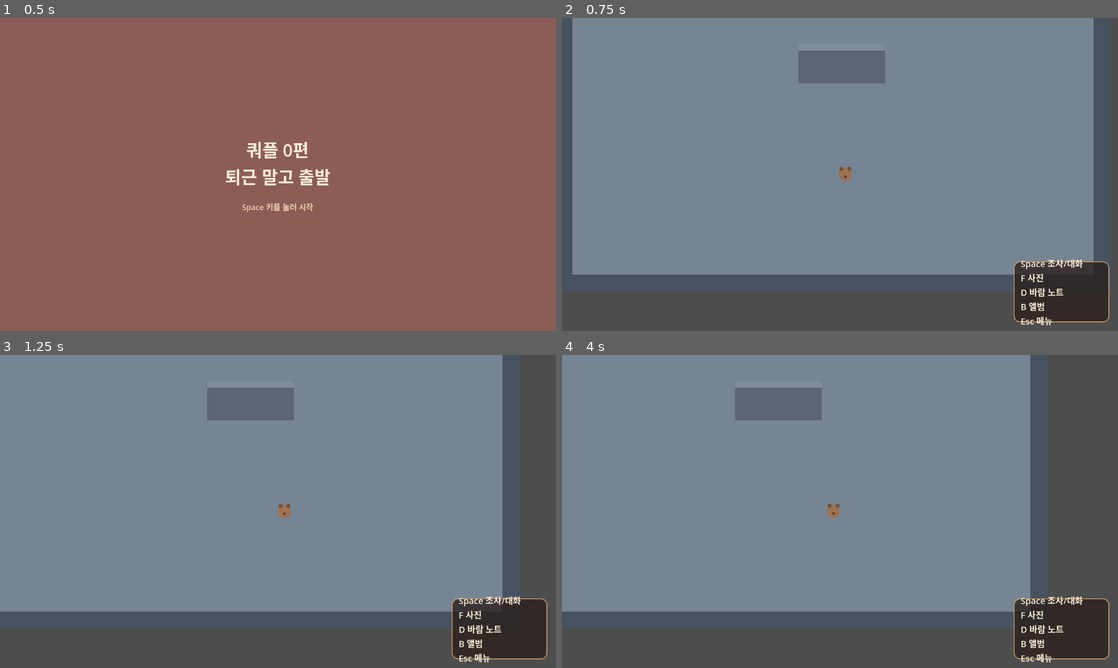
Above: before the commit, frames 1-4 (two rows, left to right).
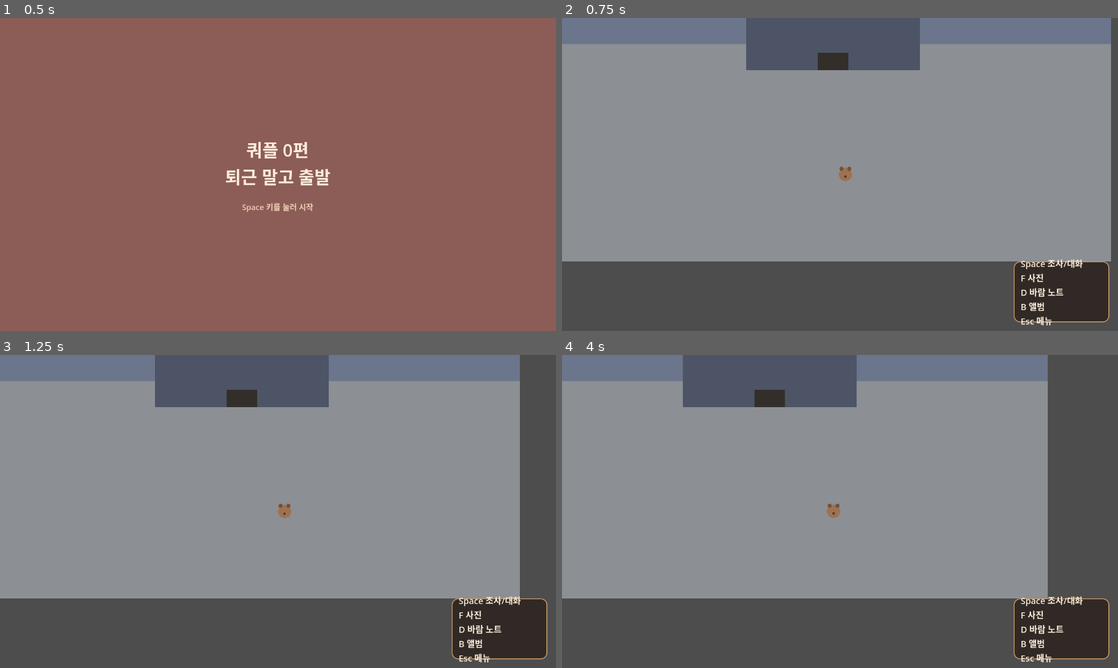
Above: after the commit, the same moments.

Repository: keun4jang/quple-episode-0
Game: Godot game, scene res://scenes/menu/StartScreen.tscn
Two runs of this game, one before a commit and one after it. Both use one fixed random seed, a clock stepped at 60 frames per second and the inputs below.
Inputs:
- Up to frame 1 (0.5 s): no input
- Up to frame 2 (0.75 s): tap Enter (ui_accept) at 0.5 s; hold Right (ui_right) from 0.53 s (still down)
- Up to frame 3 (1.25 s): keep holding Right (ui_right); tap Enter (ui_accept) at 0.77 s
- Up to frame 4 (4 s): release Right (ui_right) at 1.28 s; hold Down (ui_down) 1.28-2.03 s; tap Enter (ui_accept) at 1.52, 3.02, 3.77 s; hold Right (ui_right) 2.03-2.78 s; hold Up (ui_up) 2.78-3.53 s; hold Left (ui_left) from 3.53 s (still down)

Frame 1 is identical in both runs. In frame 2, 12% of the frame differs, in the area x 0-99%, y 0-82%; in frame 3, 11%; in frame 4, 11%.

Commit message:
Add company front and office scenes with door transitions

Diff:
--- /dev/null
+++ b/scenes/maps/CompanyFront.tscn
@@ -0,0 +1,68 @@
+[gd_scene load_steps=6 format=3]
+
+[ext_resource type="PackedScene" path="res://scenes/characters/PlayerQuokka.tscn" id="1"]
+[ext_resource type="PackedScene" path="res://scenes/ui/KeyGuideUI.tscn" id="2"]
+[ext_resource type="PackedScene" path="res://scenes/ui/DialogueBox.tscn" id="3"]
+[ext_resource type="Script" path="res://scripts/interaction/interactable.gd" id="4"]
+
+[sub_resource type="RectangleShape2D" id="RectangleShape2D_1"]
+size = Vector2(70, 40)
+
+[node name="CompanyFront" type="Node2D"]
+
+[node name="Sidewalk" type="ColorRect" parent="."]
+color = Color(0.55, 0.56, 0.58, 1)
+offset_right = 1280.0
+offset_bottom = 720.0
+
+[node name="Sky" type="ColorRect" parent="."]
+color = Color(0.42, 0.46, 0.55, 1)
+offset_right = 1280.0
+offset_bottom = 220.0
+
+[node name="BuildingFacade" type="ColorRect" parent="."]
+color = Color(0.3, 0.33, 0.4, 1)
+offset_left = 440.0
+offset_top = 100.0
+offset_right = 840.0
+offset_bottom = 280.0
+
+[node name="CompanySign" type="ColorRect" parent="."]
+color = Color(0.85, 0.62, 0.32, 1)
+offset_left = 560.0
+offset_top = 120.0
+offset_right = 720.0
+offset_bottom = 155.0
+
+[node name="CompanySignLabel" type="Label" parent="."]
+offset_left = 560.0
+offset_top = 122.0
+offset_right = 720.0
+offset_bottom = 153.0
+horizontal_alignment = 1
+vertical_alignment = 1
+theme_override_colors/font_color = Color(0.2, 0.15, 0.1, 1)
+theme_override_font_sizes/font_size = 16
+text = "쿼카전자"
+
+[node name="EntranceDoor" type="Area2D" parent="."]
+position = Vector2(640, 260)
+script = ExtResource("4")
+target_scene_path = "res://scenes/maps/CompanyLobby.tscn"
+
+[node name="CollisionShape2D" type="CollisionShape2D" parent="EntranceDoor"]
+shape = SubResource("RectangleShape2D_1")
+
+[node name="DoorMark" type="ColorRect" parent="EntranceDoor"]
+color = Color(0.2, 0.18, 0.16, 1)
+offset_left = -35.0
+offset_top = -20.0
+offset_right = 35.0
+offset_bottom = 20.0
+
+[node name="PlayerQuokka" parent="." instance=ExtResource("1")]
+position = Vector2(640, 520)
+
+[node name="KeyGuideUI" parent="." instance=ExtResource("2")]
+
+[node name="DialogueBox" parent="." instance=ExtResource("3")]
--- a/scenes/maps/TestLobby.tscn
+++ b/scenes/maps/CompanyLobby.tscn
@@ -8,7 +8,10 @@
 [sub_resource type="RectangleShape2D" id="RectangleShape2D_1"]
 size = Vector2(200, 80)
 
-[node name="TestLobby" type="Node2D"]
+[sub_resource type="RectangleShape2D" id="RectangleShape2D_2"]
+size = Vector2(70, 40)
+
+[node name="CompanyLobby" type="Node2D"]
 
 [node name="Floor" type="ColorRect" parent="."]
 color = Color(0.46, 0.52, 0.58, 1)
@@ -53,6 +56,36 @@
 [node name="CollisionShape2D" type="CollisionShape2D" parent="ReceptionDeskInteractable"]
 shape = SubResource("RectangleShape2D_1")
 
+[node name="ExitDoor" type="Area2D" parent="."]
+position = Vector2(640, 700)
+script = ExtResource("4")
+target_scene_path = "res://scenes/maps/CompanyFront.tscn"
+
+[node name="CollisionShape2D" type="CollisionShape2D" parent="ExitDoor"]
+shape = SubResource("RectangleShape2D_2")
+
+[node name="DoorMark" type="ColorRect" parent="ExitDoor"]
+color = Color(0.78, 0.6, 0.42, 1)
+offset_left = -35.0
+offset_top = -20.0
+offset_right = 35.0
+offset_bottom = 20.0
+
+[node name="OfficeDoor" type="Area2D" parent="."]
+position = Vector2(1200, 200)
+script = ExtResource("4")
+target_scene_path = "res://scenes/maps/Office.tscn"
+
+[node name="CollisionShape2D" type="CollisionShape2D" parent="OfficeDoor"]
+shape = SubResource("RectangleShape2D_2")
+
+[node name="DoorMark" type="ColorRect" parent="OfficeDoor"]
+color = Color(0.78, 0.6, 0.42, 1)
+offset_left = -35.0
+offset_top = -20.0
+offset_right = 35.0
+offset_bottom = 20.0
+
 [node name="PlayerQuokka" parent="." instance=ExtResource("1")]
 position = Vector2(640, 450)
 
--- /dev/null
+++ b/scenes/maps/Office.tscn
@@ -0,0 +1,79 @@
+[gd_scene load_steps=6 format=3]
+
+[ext_resource type="PackedScene" path="res://scenes/characters/PlayerQuokka.tscn" id="1"]
+[ext_resource type="PackedScene" path="res://scenes/ui/KeyGuideUI.tscn" id="2"]
+[ext_resource type="PackedScene" path="res://scenes/ui/DialogueBox.tscn" id="3"]
+[ext_resource type="Script" path="res://scripts/interaction/interactable.gd" id="4"]
+
+[sub_resource type="RectangleShape2D" id="RectangleShape2D_1"]
+size = Vector2(70, 40)
+
+[node name="Office" type="Node2D"]
+
+[node name="Floor" type="ColorRect" parent="."]
+color = Color(0.5, 0.55, 0.6, 1)
+offset_right = 1280.0
+offset_bottom = 720.0
+
+[node name="WallTop" type="ColorRect" parent="."]
+color = Color(0.3, 0.34, 0.4, 1)
+offset_right = 1280.0
+offset_bottom = 40.0
+
+[node name="DeskRow1" type="ColorRect" parent="."]
+color = Color(0.4, 0.43, 0.48, 1)
+offset_left = 200.0
+offset_top = 200.0
+offset_right = 1080.0
+offset_bottom = 240.0
+
+[node name="DeskRow2" type="ColorRect" parent="."]
+color = Color(0.4, 0.43, 0.48, 1)
+offset_left = 200.0
+offset_top = 360.0
+offset_right = 1080.0
+offset_bottom = 400.0
+
+[node name="PartnerQuokka" type="Area2D" parent="."]
+position = Vector2(700, 480)
+script = ExtResource("4")
+interact_text = "애인 쿼카가 모니터만 바라보고 있다. \"조금만 더 하면 끝나... 먼저 가 있어.\""
+
+[node name="CollisionShape2D" type="CollisionShape2D" parent="PartnerQuokka"]
+shape = SubResource("RectangleShape2D_1")
+
+[node name="Body" type="Polygon2D" parent="PartnerQuokka"]
+color = Color(0.78, 0.55, 0.5, 1)
+polygon = PackedVector2Array(16, 0, 11.3, 11.3, 0, 16, -11.3, 11.3, -16, 0, -11.3, -11.3, 0, -16, 11.3, -11.3)
+
+[node name="EarLeft" type="Polygon2D" parent="PartnerQuokka"]
+color = Color(0.62, 0.42, 0.38, 1)
+position = Vector2(-9, -13)
+polygon = PackedVector2Array(5, 0, 3.5, 3.5, 0, 5, -3.5, 3.5, -5, 0, -3.5, -3.5, 0, -5, 3.5, -3.5)
+
+[node name="EarRight" type="Polygon2D" parent="PartnerQuokka"]
+color = Color(0.62, 0.42, 0.38, 1)
+position = Vector2(9, -13)
+polygon = PackedVector2Array(5, 0, 3.5, 3.5, 0, 5, -3.5, 3.5, -5, 0, -3.5, -3.5, 0, -5, 3.5, -3.5)
+
+[node name="ExitDoor" type="Area2D" parent="."]
+position = Vector2(80, 200)
+script = ExtResource("4")
+target_scene_path = "res://scenes/maps/CompanyLobby.tscn"
+
+[node name="CollisionShape2D" type="CollisionShape2D" parent="ExitDoor"]
+shape = SubResource("RectangleShape2D_1")
+
+[node name="DoorMark" type="ColorRect" parent="ExitDoor"]
+color = Color(0.78, 0.6, 0.42, 1)
+offset_left = -25.0
+offset_top = -30.0
+offset_right = 25.0
+offset_bottom = 30.0
+
+[node name="PlayerQuokka" parent="." instance=ExtResource("1")]
+position = Vector2(120, 300)
+
+[node name="KeyGuideUI" parent="." instance=ExtResource("2")]
+
+[node name="DialogueBox" parent="." instance=ExtResource("3")]
--- a/scripts/interaction/interactable.gd
+++ b/scripts/interaction/interactable.gd
@@ -1,6 +1,7 @@
 extends Area2D
 
 @export var interact_text: String = ""
+@export var target_scene_path: String = ""
 
 func _ready() -> void:
 	add_to_group("interactable")
--- a/scripts/menu/start_screen.gd
+++ b/scripts/menu/start_screen.gd
@@ -1,6 +1,6 @@
 extends Node2D
 
-const NEXT_SCENE_PATH: String = "res://scenes/maps/TestLobby.tscn"
+const NEXT_SCENE_PATH: String = "res://scenes/maps/CompanyFront.tscn"
 
 func _unhandled_input(event: InputEvent) -> void:
 	if event.is_action_pressed("ui_accept"):
--- a/scripts/player/player_quokka.gd
+++ b/scripts/player/player_quokka.gd
@@ -30,8 +30,16 @@
 
 	if dialogue_box.is_open():
 		dialogue_box.hide_box()
-	elif nearby_interactables.size() > 0:
-		dialogue_box.show_text(nearby_interactables[0].interact_text)
+		return
+
+	if nearby_interactables.size() == 0:
+		return
+
+	var target: Area2D = nearby_interactables[0]
+	if target.target_scene_path != "":
+		get_tree().change_scene_to_file(target.target_scene_path)
+	else:
+		dialogue_box.show_text(target.interact_text)
 
 func _on_interaction_area_entered(area: Area2D) -> void:
 	if area.is_in_group("interactable"):
